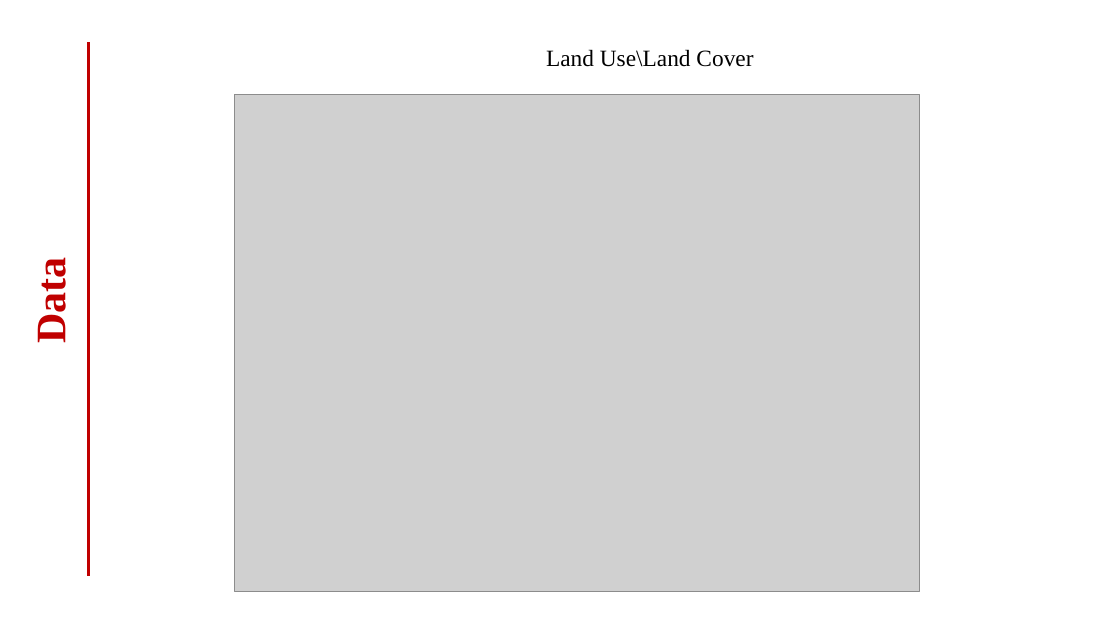
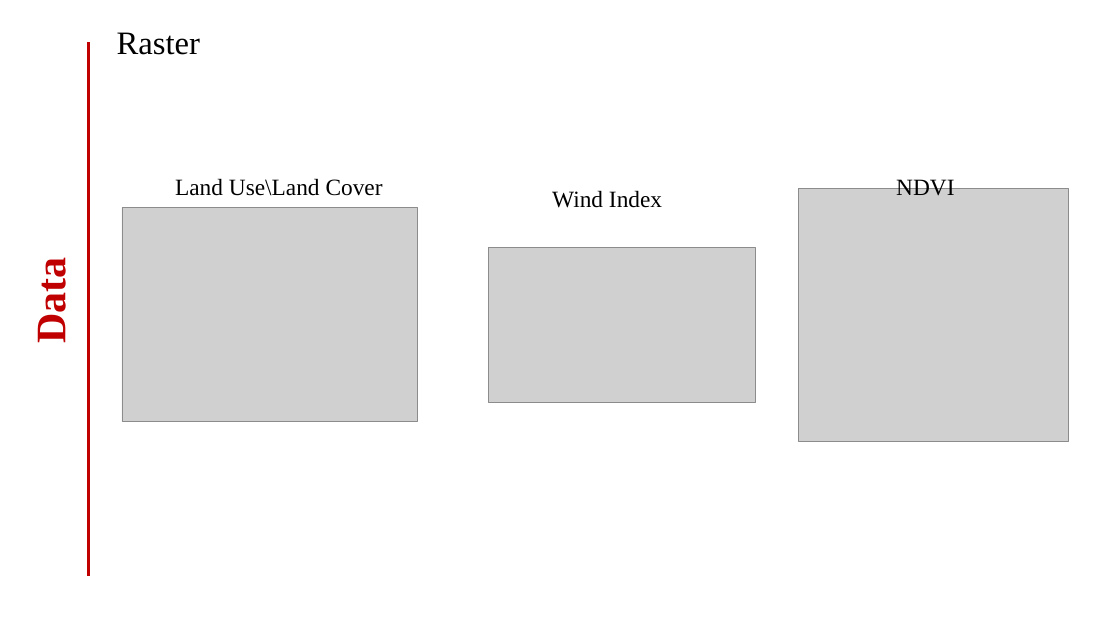
Before and after one commit to YinQingYuanQue/GPS_data_exploration, a slide deck: slide 16 of Presentation/0321.pptx (slide 4 before the commit). Drawn at 1120x630 pixels with LibreOffice and Linux fonts; fonts in the diff are those of the drawing; grey boxes stand for pictures. Boxes give left, top, right and bottom in pixels: in the first picture for what was removed or moved away, otherwise in the second. Text is boxed around its words. In the diff, an @@ line names an element or a change of style, - is before the commit and + after.

Commit message:
PPT upload

```diff
--- a/Presentation/0321.pptx
+++ b/Presentation/0321.pptx
@@ text added at bbox=[117, 32, 200, 55], 28 pt, text #000000 @@
+Raster
@@ text "Land Use\Land Cover": place and size @@
-text "Land Use\Land Cover" at bbox=[546, 49, 753, 67]
+text "Land Use\Land Cover" at bbox=[175, 178, 383, 196]
@@ text added at bbox=[896, 177, 954, 196], 20 pt, text #000000 @@
+NDVI
@@ picture: place and size @@
-picture at bbox=[235, 94, 920, 591]
+picture at bbox=[122, 208, 418, 422]
@@ text added at bbox=[552, 190, 662, 208], 20 pt, text #000000 @@
+Wind Index
@@ picture added at bbox=[798, 189, 1068, 441] @@
@@ picture added at bbox=[488, 248, 756, 402] @@
```
Also in this commit, not shown: 2 other slides changed, 20 slides added, 10 slides removed.
